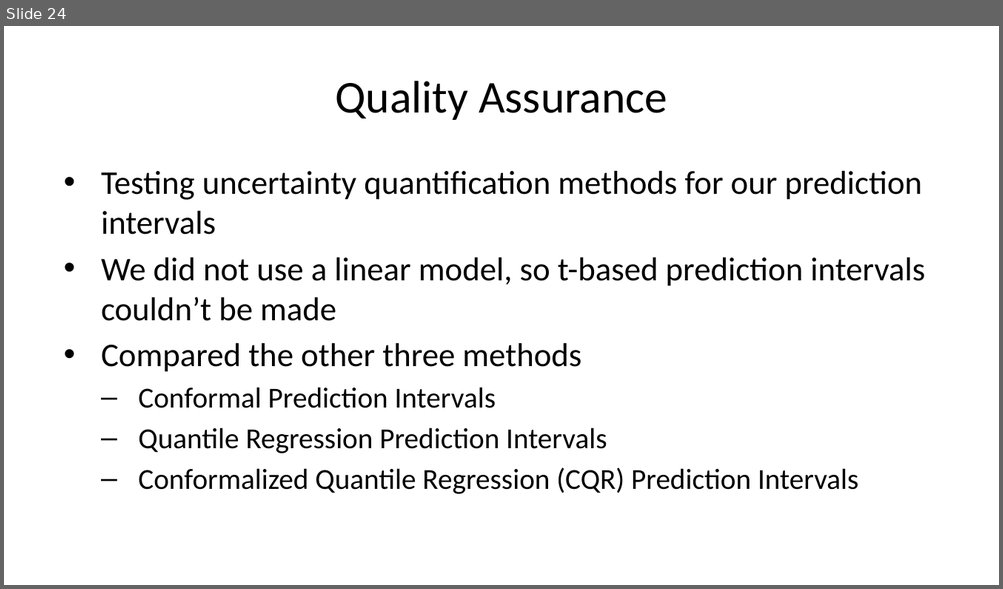
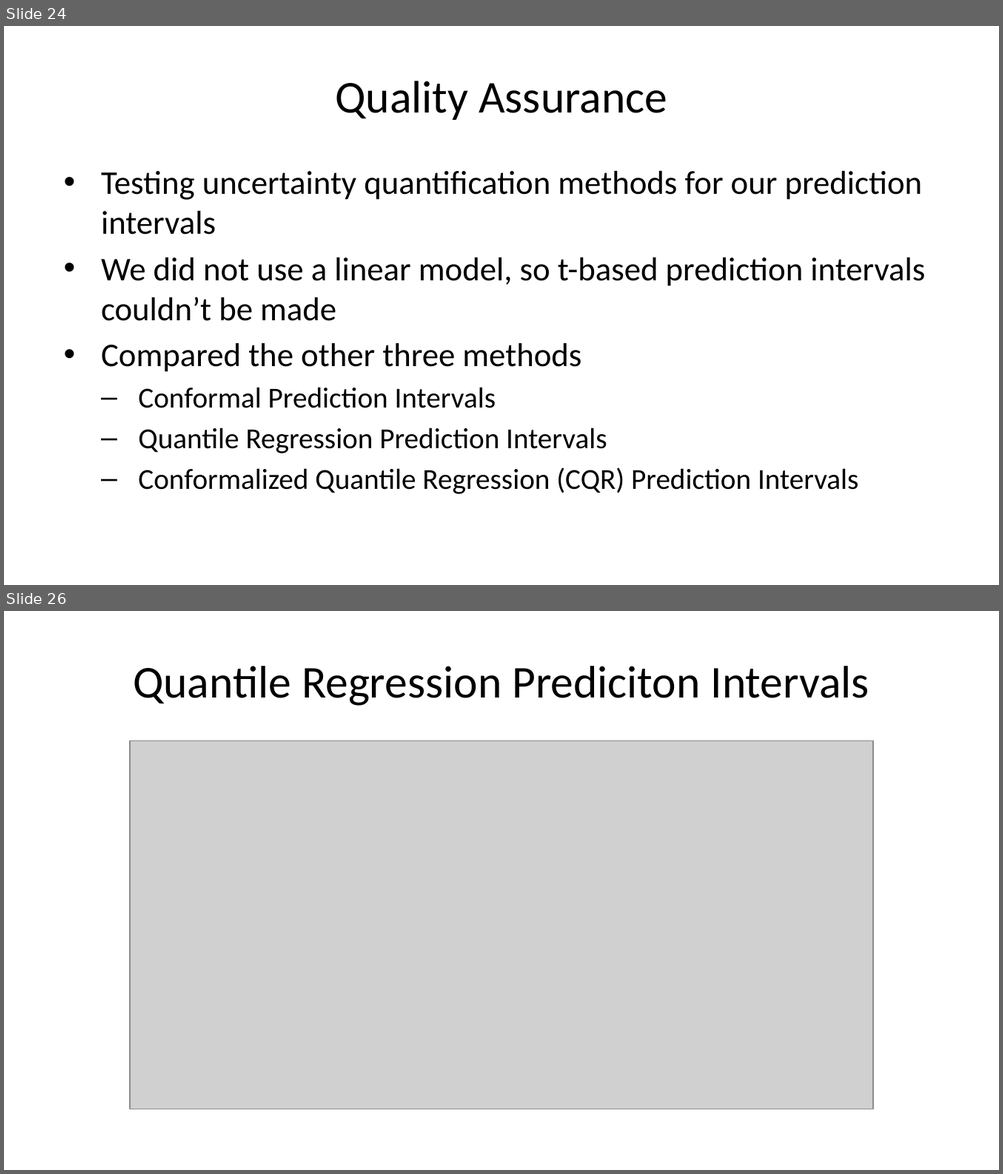
Before and after one commit to deancallahan25/Redwood-Analytics-Portfolio, a slide deck: Project-3/presentation.pptx. Shown one above the other, each under a label of ours: slide 24 before the commit, slides 24 and 26 after it; the slides between them are not shown. The pictures are 1003x589 and 1003x1174 pixels, drawn with LibreOffice and Linux fonts; fonts in the diff are those of the drawing; grey boxes stand for pictures. Boxes give left, top, right and bottom in pixels: in the first picture for what was removed or moved away, otherwise in the second. Text is boxed around its words. In the diff, an @@ line names an element or a change of style, - is before the commit and + after.

```diff
--- a/Project-3/presentation.pptx
+++ b/Project-3/presentation.pptx
@@ slide 26 added at box(4, 611, 999, 1170), background #FFFFFF @@
@@ title added at box(133, 666, 869, 706), 33 pt, text #000000 @@
+Quantile Regression Prediciton Intervals
@@ picture added at box(129, 741, 872, 1111) @@
```
Also in this commit, not shown: 5 slides changed, 1 other slide added.
